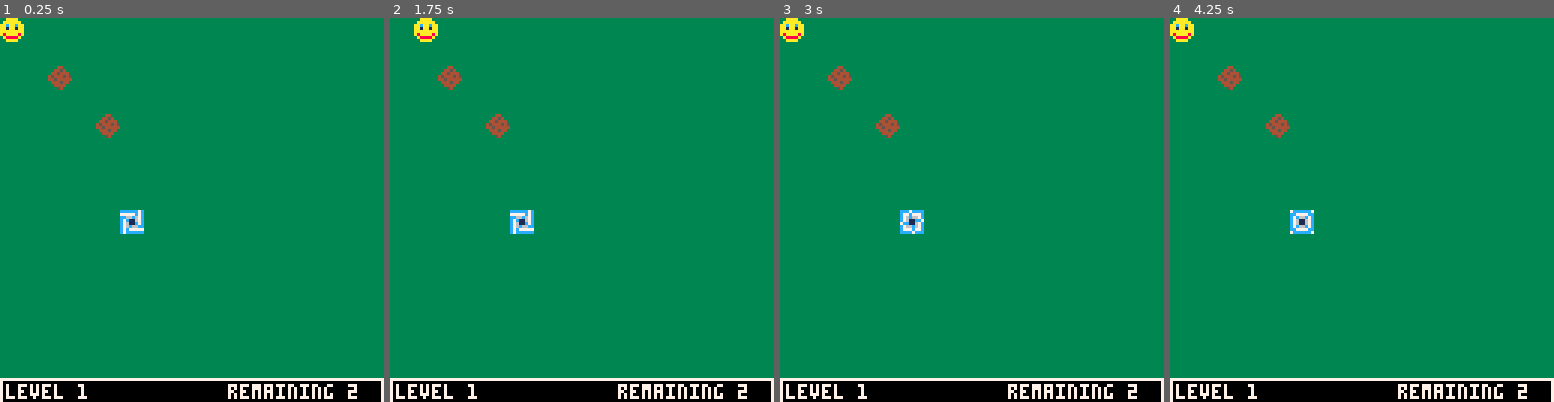
Above: before the commit, frames 1-4 (left to right).
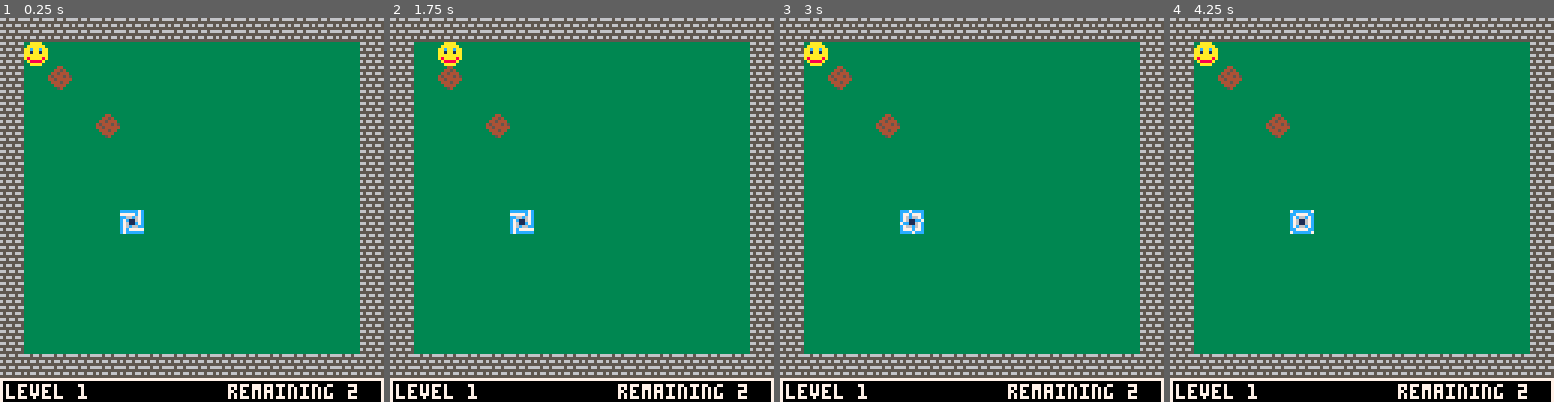
Above: after the commit, the same moments.

Repository: jlbeard84/pico8-nudge-nudge
Game: PICO-8 cartridge nudge-nudge.p8
The game is run twice, just before and just after one commit, with the same random seed, the same clock (stepped at 60 frames per second) and the same inputs.
Inputs:
- Up to frame 1 (0.25 s): no input
- Up to frame 2 (1.75 s): tap X (X key) at 0.33, 1.07 s; hold Right from 1.6 s (still down)
- Up to frame 3 (3 s): tap X (X key) at 1.85, 2.97 s; release Right at 2.1 s; hold Up 2.15-2.42 s; hold Right from 2.47 s (still down)
- Up to frame 4 (4.25 s): release Right at 3.03 s; hold Left 3.08-3.58 s; hold Down 3.63-3.97 s; hold Right from 4.02 s (still down); tap X (X key) at 4.08 s

The runs differ from the first frame. In frame 1, 23% of the frame differs, in the area x 0-100%, y 0-94%; in frame 2, 23%; in frame 3, 23%; in frame 4, 23%.

Commit message:
Added map collision

Diff:
--- a/nudge-nudge.p8
+++ b/nudge-nudge.p8
@@ -26,10 +26,10 @@
 
 function _init()
 
-	player.x=0
-	player.y=0
-
-	startpos=16
+	player.x=gridsquare
+	player.y=gridsquare
+
+	startpos=gridsquare*2
 	blockcount=2
 
 	blocks={}
@@ -58,6 +58,8 @@
  player.x+=mvmtx
  player.y+=mvmty
 
+ solidblock=fget(mget(player.x/gridsquare,player.y/gridsquare),0)
+
  for block in all(blocks) do
 
 		if checkboundingcollision(player,block)==true then
@@ -72,6 +74,17 @@
 					if blockcount==0 then
 						levelfinished=true
 					end
+
+					return
+				end
+
+				blockpossolid=fget(mget(block.x/gridsquare,block.y/gridsquare),0)
+
+				if blockpossolid==true then
+					block.x-=mvmtx
+					block.y-=mvmty
+					player.x-=mvmtx
+					player.y-=mvmty
 
 					return
 				end
@@ -90,7 +103,7 @@
 				end
 
 
-				if checkedgecollision(block)==true then
+				if checkedgecollision(block)==true or solidblock==true then
 					player.x-=mvmtx
 					player.y-=mvmty
 				end
@@ -100,6 +113,11 @@
  end
 
  checkedgecollision(player)
+
+ if solidblock==true then
+ 	player.x-=mvmtx
+ 	player.y-=mvmty
+ end
 end
 
 function checkboundingcollision(left,right)
@@ -186,157 +204,174 @@
 
 function _draw()
 	rectfill(0,0,127,119,3)
+	map(0, 0, 0, 0, 16, 15)
 	drawactors()
 	drawhud()
 end
 
 __gfx__
-0000000000aaaa007cccccc7cccccc7cccc7cccc0004400000000000000000000000000000000000cccccccc0000000000000000000000000000000000000000
-000000000aaaaaa0cc7777cc77777c7cc77c777c0044540000000000000000000000000000000000c777777c0000000000000000000000000000000000000000
-00700700aacaacaac7c66c7ccc66c67cc76c667c0445444000000000000000000000000000000000c766667c0000000000000000000000000000000000000000
-00077000aa1aa1aac761167cc7c1167cc7611cc74544454500000000000000000000000000000000c761167c0000000000000000000000000000000000000000
-00077000aaaaaaaac761167cc7611c7c7cc1167c4454444400000000000000000000000000000000c761167c0000000000000000000000000000000000000000
-00700700a8aaaa8ac7c66c7cc76c66ccc766c67c0444544000000000000000000000000000000000c766667c0000000000000000000000000000000000000000
-000000000a8888a0cc7777ccc7c77777c777c77c0044440000000000000000000000000000000000c777777c0000000000000000000000000000000000000000
-0000000000aaaa007cccccc7c7cccccccccc7ccc0005400000000000000000000000000000000000cccccccc0000000000000000000000000000000000000000
-…(130 lines of a section not shown)…
+0000000000aaaa007cccccc7cccccc7cccc7cccc0004400066566566000000000000000000000000cccccccc0000000000000000000000000000000000000000
+000000000aaaaaa0cc7777cc77777c7cc77c777c0044540055555555000000000000000000000000c777777c0000000000000000000000000000000000000000
+00700700aacaacaac7c66c7ccc66c67cc76c667c0445444065665665000000000000000000000000c766667c0000000000000000000000000000000000000000
+00077000aa1aa1aac761167cc7c1167cc7611cc74544454555555555000000000000000000000000c761167c0000000000000000000000000000000000000000
+00077000aaaaaaaac761167cc7611c7c7cc1167c4454444466566566000000000000000000000000c761167c0000000000000000000000000000000000000000
+00700700a8aaaa8ac7c66c7cc76c66ccc766c67c0444544055555555000000000000000000000000c766667c0000000000000000000000000000000000000000
+000000000a8888a0cc7777ccc7c77777c777c77c0044440065665665000000000000000000000000c777777c0000000000000000000000000000000000000000
+0000000000aaaa007cccccc7c7cccccccccc7ccc0005400055555555000000000000000000000000cccccccc0000000000000000000000000000000000000000
+…(130 lines of a section not shown)…
+__gff__
+0000000000000100000000000000000000000000000000000000000000000000000000000000000000000000000000000000000000000000000000000000000000000000000000000000000000000000000000000000000000000000000000000000000000000000000000000000000000000000000000000000000000000000
+0000000000000000000000000000000000000000000000000000000000000000000000000000000000000000000000000000000000000000000000000000000000000000000000000000000000000000000000000000000000000000000000000000000000000000000000000000000000000000000000000000000000000000
 __map__
-0000000000000000000000000000000000000000000000000000000000000000000000000000000000000000000000000000000000000000000000000000000000000000000000000000000000000000000000000000000000000000000000000000000000000000000000000000000000000000000000000000000000000000
-0005050500050000000000000000000000000000000000000000000000000000000000000000000000000000000000000000000000000000000000000000000000000000000000000000000000000000000000000000000000000000000000000000000000000000000000000000000000000000000000000000000000000000
-0000000000000505000000000000000000000000000000000000000000000000000000000000000000000000000000000000000000000000000000000000000000000000000000000000000000000000000000000000000000000000000000000000000000000000000000000000000000000000000000000000000000000000
-0000000000000000050000000000000000000000000000000000000000000000000000000000000000000000000000000000000000000000000000000000000000000000000000000000000000000000000000000000000000000000000000000000000000000000000000000000000000000000000000000000000000000000
-…(6 lines of a section not shown)…
+0606060606060606060606060606060600000000000000000000000000000000000000000000000000000000000000000000000000000000000000000000000000000000000000000000000000000000000000000000000000000000000000000000000000000000000000000000000000000000000000000000000000000000
+0600000000090900000000000000000600000000000000000000000000000000000000000000000000000000000000000000000000000000000000000000000000000000000000000000000000000000000000000000000000000000000000000000000000000000000000000000000000000000000000000000000000000000
+0600000000000000000000000000000600000000000000000000000000000000000000000000000000000000000000000000000000000000000000000000000000000000000000000000000000000000000000000000000000000000000000000000000000000000000000000000000000000000000000000000000000000000
+0600090900000000000000000000000600000000000000000000000000000000000000000000000000000000000000000000000000000000000000000000000000000000000000000000000000000000000000000000000000000000000000000000000000000000000000000000000000000000000000000000000000000000
+0609000000000000000000000000000600000000000000000000000000000000000000000000000000000000000000000000000000000000000000000000000000000000000000000000000000000000000000000000000000000000000000000000000000000000000000000000000000000000000000000000000000000000
+0600000000000000000000000000000600000000000000000000000000000000000000000000000000000000000000000000000000000000000000000000000000000000000000000000000000000000000000000000000000000000000000000000000000000000000000000000000000000000000000000000000000000000
+0600000000000000000000000000000600000000000000000000000000000000000000000000000000000000000000000000000000000000000000000000000000000000000000000000000000000000000000000000000000000000000000000000000000000000000000000000000000000000000000000000000000000000
+0600000000000000000000000000000600000000000000000000000000000000000000000000000000000000000000000000000000000000000000000000000000000000000000000000000000000000000000000000000000000000000000000000000000000000000000000000000000000000000000000000000000000000
+0600000000000000000000000000000600000000000000000000000000000000000000000000000000000000000000000000000000000000000000000000000000000000000000000000000000000000000000000000000000000000000000000000000000000000000000000000000000000000000000000000000000000000
+0600000000000000000000000000000600000000000000000000000000000000000000000000000000000000000000000000000000000000000000000000000000000000000000000000000000000000000000000000000000000000000000000000000000000000000000000000000000000000000000000000000000000000
+0600000000000000000000000000000600000000000000000000000000000000000000000000000000000000000000000000000000000000000000000000000000000000000000000000000000000000000000000000000000000000000000000000000000000000000000000000000000000000000000000000000000000000
+0600000000000000000000000000000600000000000000000000000000000000000000000000000000000000000000000000000000000000000000000000000000000000000000000000000000000000000000000000000000000000000000000000000000000000000000000000000000000000000000000000000000000000
+0600000000000000000000000000000600000000000000000000000000000000000000000000000000000000000000000000000000000000000000000000000000000000000000000000000000000000000000000000000000000000000000000000000000000000000000000000000000000000000000000000000000000000
+0600000000000000000000000000000600000000000000000000000000000000000000000000000000000000000000000000000000000000000000000000000000000000000000000000000000000000000000000000000000000000000000000000000000000000000000000000000000000000000000000000000000000000
+0606060606060606060606060606060600000000000000000000000000000000000000000000000000000000000000000000000000000000000000000000000000000000000000000000000000000000000000000000000000000000000000000000000000000000000000000000000000000000000000000000000000000000
+0000000000070000000000000000000000000000000000000000000000000000000000000000000000000000000000000000000000000000000000000000000000000000000000000000000000000000000000000000000000000000000000000000000000000000000000000000000000000000000000000000000000000000
+0000000000070000000000000000000000000000000000000000000000000000000000000000000000000000000000000000000000000000000000000000000000000000000000000000000000000000000000000000000000000000000000000000000000000000000000000000000000000000000000000000000000000000
+…(6 lines of a section not shown)…
